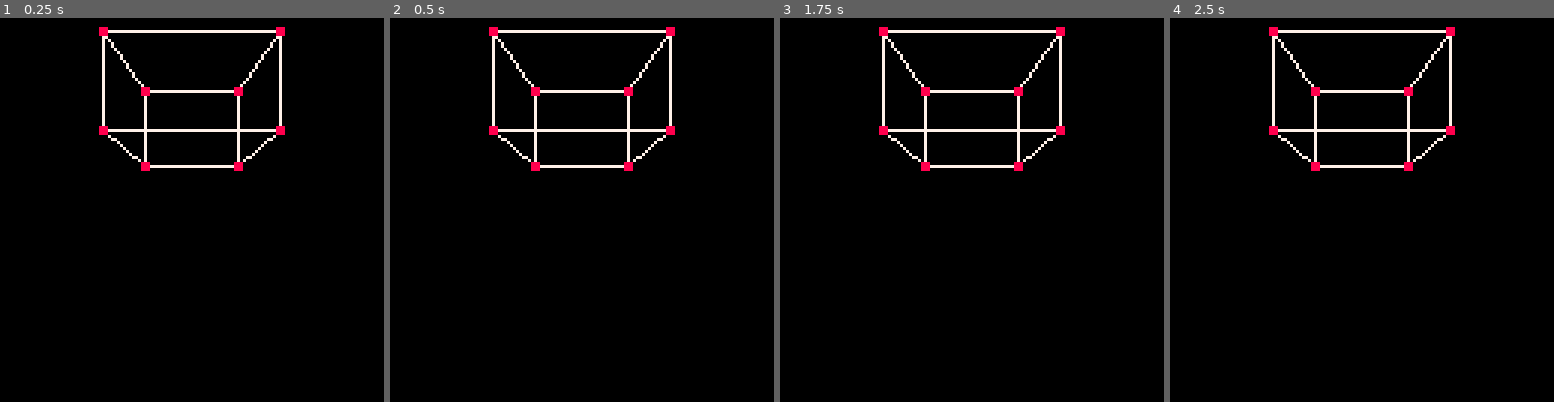
Above: before the commit, frames 1-4 (left to right).
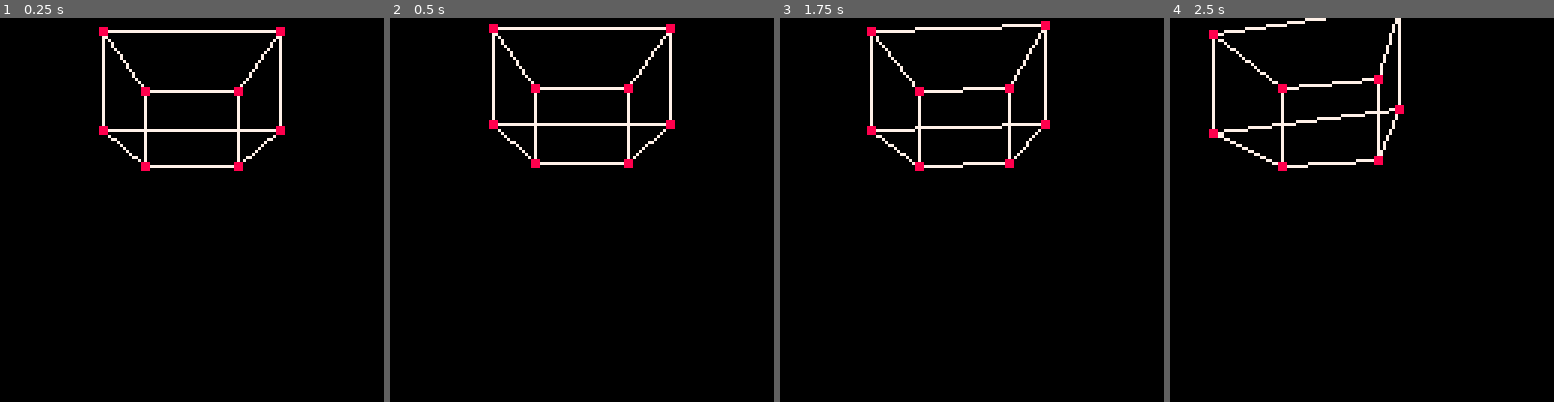
Above: after the commit, the same moments.

Repository: Cuttleshock/PICO-8-recipes
Game: PICO-8 cartridge 3d.p8
The game is run twice, just before and just after one commit, with the same random seed, the same clock (stepped at 60 frames per second) and the same inputs.
Inputs:
- Up to frame 1 (0.25 s): no input
- Up to frame 2 (0.5 s): tap X (X key) at 0.33 s
- Up to frame 3 (1.75 s): tap O (Z key) at 0.7, 1.7 s; tap X (X key) at 1.07 s; hold Right from 1.6 s (still down)
- Up to frame 4 (2.5 s): tap X (X key) at 1.85 s; release Right at 2.1 s; tap O (Z key) at 2.1 s; hold Up 2.15-2.42 s; hold Right from 2.47 s (still down)

Frame 1 is identical in both runs. In frame 2, 2.9% of the frame differs, in the area x 25-75%, y 1-40%; in frame 3, 4.1%; in frame 4, 4.7%, in the area x 10-75%, y 0-40%.

Commit message:
Using vec:tl(), move pov when buttons are held down

Diff:
--- a/3d.p8
+++ b/3d.p8
@@ -294,6 +294,8 @@
 
 models = {}
 pov = nil
+movspd = 0.02
+
 function _init()
 	pov = vec{0,0,0}
 	add(models, cube{
@@ -303,6 +305,24 @@
 end
 
 function _update()
+	if btn(⬆️) then
+		pov:tl{0,movspd,0}
+	end
+	if btn(⬇️) then
+		pov:tl{0,-movspd,0}
+	end
+	if btn(➡️) then
+		pov:tl{movspd,0,0}
+	end
+	if btn(⬅️) then
+		pov:tl{-movspd,0,0}
+	end
+	if btn(🅾️) then
+		pov:tl{0,0,movspd}
+	end
+	if btn(❎) then
+		pov:tl{0,0,-movspd}
+	end
 end
 
 function _draw()
